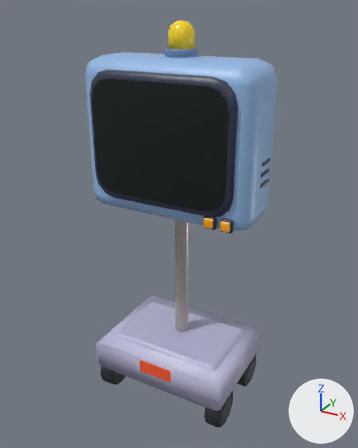
The FBX model Assets/_Project/Models/Dispatcher/dispatcher_01_LOD1.fbx as it was, and as the next commit left it.
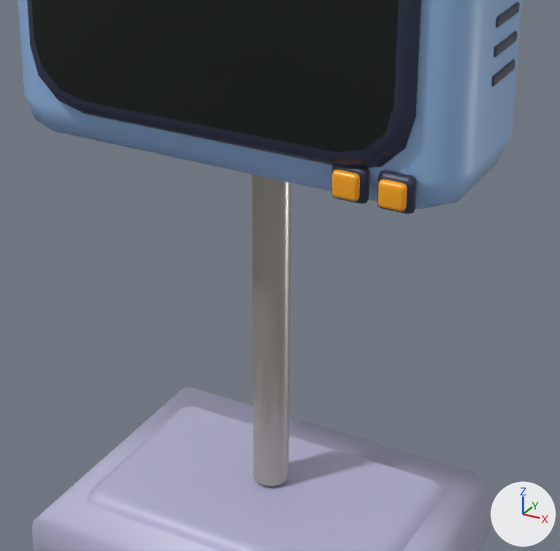
Each version appears first whole from a camera (50 mm lens) standing at (1.393, -2.546, 2.535) and looking at (-0.045, 0.069, 1.228), and next in a close-up on the part from 24% to 80% of the width and 35% to 79% of the height. Lighting does not change. The marker at lower right points along +X, +Y and +Z. The first two pictures are the older version. Where no turn or scale is listed for an object, it has been applied to the vertices.

Objects in the first close-up: 'dispatcher_01_LOD1_Body', 'dispatcher_01_LOD1_Screen'.
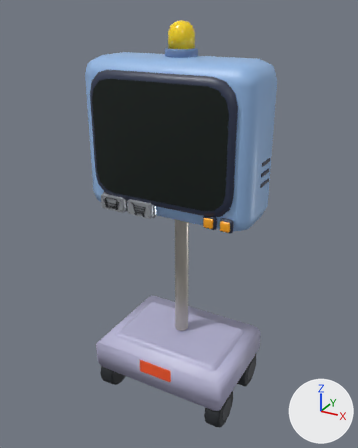
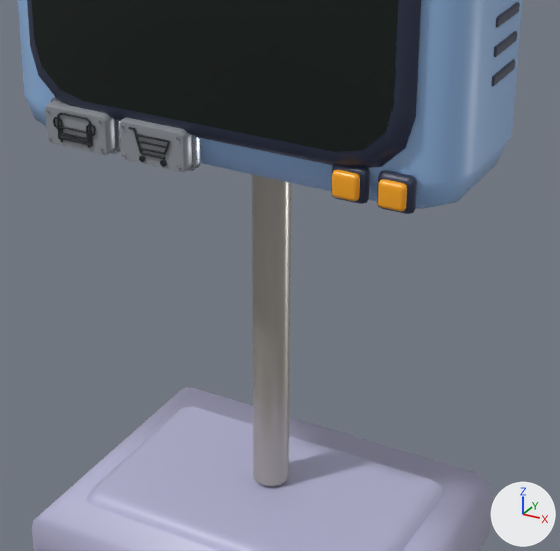
Commit message: Added new dispatcher shop UI

Boxes [x1, y1, x2, y2] around the edits, measured in the close-ups (560 x 551 px):
'Button_Shop.001', added
    after: [120, 118, 201, 172]
    faces in mat_dispatcher_button_shop (grey #999ea4): [120, 118, 192, 172]
    faces in mat_dispatcher_button_icon (black #16191f): [128, 127, 170, 167]
    faces in mat_dispatcher_button_metaledge (grey #a6aab1): [121, 125, 201, 171]
'Button_Deliveries.001', added
    after: [45, 96, 121, 155]
    faces in mat_dispatcher_button_deliveries (grey #999ea4): [45, 101, 115, 155]
    faces in mat_dispatcher_button_icon (black #16191f): [53, 113, 96, 148]
    faces in mat_dispatcher_button_metaledge (grey #a6aab1): [46, 96, 121, 154]

The edits, one by one:
Material 'Dispatcher_Button_Shop' (mat_dispatcher_button_shop) is new.
Its base color is (0.32, 0.34, 0.37) (grey #999ea4).
Its metallic is 0.22.
Its roughness is 0.3.
Material 'Dispatcher_Button_Icon' (mat_dispatcher_button_icon) is new.
Its base color is (0.008, 0.01, 0.014) (black #16191f).
Its roughness is 0.52.
Material 'Dispatcher_Button_MetalEdge' (mat_dispatcher_button_metaledge) is new.
Its base color is (0.38, 0.4, 0.44) (grey #a6aab1).
Its metallic is 0.8.
Its roughness is 0.27.
Material 'Dispatcher_Button_Deliveries' (mat_dispatcher_button_deliveries) is new.
Its base color is (0.32, 0.34, 0.37) (grey #999ea4).
Its metallic is 0.22.
Its roughness is 0.3.
Mesh me_button_shop_mesh_001 is new.
It has 888 vertices, 812 faces and spans x -0.212..-0.032, y -0.288..-0.232, z 1.386..1.494.
Faces by material slot: [442, 58, 312].
It uses material mat_dispatcher_button_metaledge (grey #a6aab1).
It uses material mat_dispatcher_button_shop (grey #999ea4).
It uses material mat_dispatcher_button_icon (black #16191f).
Mesh me_button_deliveries_mesh_001 is new.
It has 1172 vertices, 1084 faces and spans x -0.407..-0.227, y -0.288..-0.232, z 1.386..1.494.
Faces by material slot: [442, 58, 584].
It uses material mat_dispatcher_button_metaledge (grey #a6aab1).
It uses material mat_dispatcher_button_deliveries (grey #999ea4).
It uses material mat_dispatcher_button_icon (black #16191f).
Object 'Button_Shop.001' (ob_button_shop_001) is new; it shows me_button_shop_mesh_001.
Its location is (0.0, 0.0, 0.0).
Object 'Button_Deliveries.001' (ob_button_deliveries_001) is new; it shows me_button_deliveries_mesh_001.
Its location is (0.0, 0.0, 0.0).
